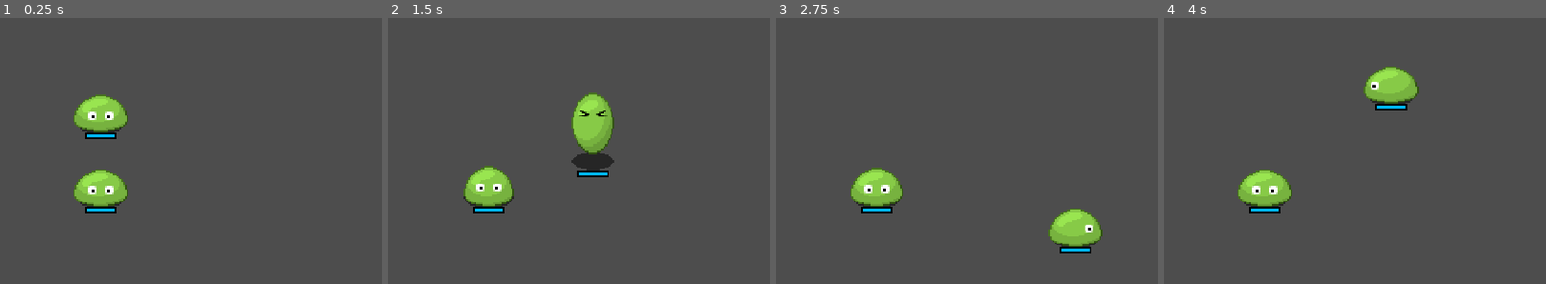
Above: before the commit, frames 1-4 (left to right).
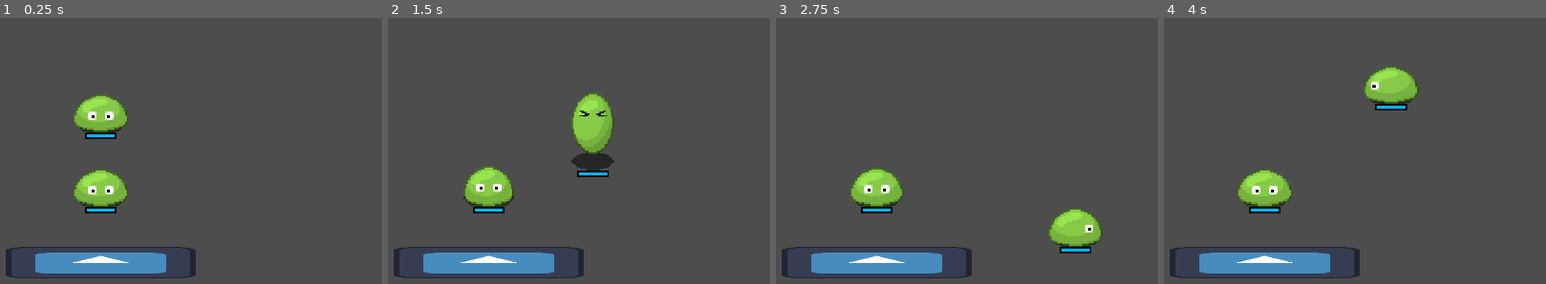
Above: after the commit, the same moments.

Repository: EthanLac13/monsters_vs_machines
Game: Godot game, scene res://scenes/MainScene.tscn
Same seed, same stepped clock (60 frames per second), same inputs: the game is played once before the commit and once after it. The engine's default icon, where the game draws it, is replaced by a stand-in: a white triangle on a blue panel in a dark square.
Inputs:
- Up to frame 1 (0.25 s): no input
- Up to frame 2 (1.5 s): hold Right (InputRight) 0.53-1.28 s; tap Q (UseMove1) at 0.6 s; hold Down (InputDown) from 1.28 s (still down); tap W (UseMove2) at 1.35 s
- Up to frame 3 (2.75 s): release Down (InputDown) at 2.03 s; hold Right (InputRight) from 2.03 s (still down); tap Q (UseMove1) at 2.1 s
- Up to frame 4 (4 s): release Right (InputRight) at 2.78 s; hold Up (InputUp) 2.78-3.53 s; tap W (UseMove2) at 2.85 s; hold Left (InputLeft) from 3.53 s (still down); tap Q (UseMove1) at 3.6 s

The runs differ from the first frame. In frame 1, 3.4% of the frame differs, in the area x 1-52%, y 86-98%; in frame 2, 3.4%; in frame 3, 3.4%; in frame 4, 3.4%.

Commit message:
Entities now update Z position properly

Diff:
--- a/scenes/EntityTest.tscn
+++ b/scenes/EntityTest.tscn
@@ -23,6 +23,7 @@
 corner_detail = 1
 
 [node name="EntityTest" type="Node2D" unique_id=979850551 node_paths=PackedStringArray("animation_object", "collision_area", "wall_collider")]
+y_sort_enabled = true
 script = ExtResource("1_3uif4")
 animation_object = NodePath("NewAnimTestScene")
 collision_area = NodePath("CollisionParent/CollisionArea")
--- a/scenes/MainScene.tscn
+++ b/scenes/MainScene.tscn
@@ -3,6 +3,7 @@
 [ext_resource type="PackedScene" uid="uid://d3e2p257664lr" path="res://scenes/EntityTest.tscn" id="1_echbf"]
 [ext_resource type="PackedScene" uid="uid://hva4k4i1sqks" path="res://scenes/PlayerInputController.tscn" id="1_ibiss"]
 [ext_resource type="Script" uid="uid://h5nekwvln27d" path="res://scenes/camera_2d.gd" id="3_c6dvc"]
+[ext_resource type="Texture2D" uid="uid://c3r4ygigxidgx" path="res://icon.svg" id="4_611at"]
 
 [sub_resource type="RectangleShape2D" id="RectangleShape2D_ocns7"]
 size = Vector2(120, 20)
@@ -13,6 +14,7 @@
 controlled_object = NodePath("../EntityTest")
 
 [node name="EntityTest" parent="." unique_id=1175444251 instance=ExtResource("1_echbf")]
+y_sort_enabled = false
 position = Vector2(0, -47)
 
 [node name="Camera2D" type="Camera2D" parent="." unique_id=1212635600]
@@ -23,3 +25,8 @@
 [node name="CollisionShape2D" type="CollisionShape2D" parent="Wall" unique_id=308174798]
 position = Vector2(0, 44)
 shape = SubResource("RectangleShape2D_ocns7")
+
+[node name="Sprite2D" type="Sprite2D" parent="." unique_id=860757425]
+position = Vector2(3.516674e-06, 44)
+scale = Vector2(0.93750006, 0.15625)
+texture = ExtResource("4_611at")
--- a/scenes/characters/heroes/slime/HeroSlime.tscn
+++ b/scenes/characters/heroes/slime/HeroSlime.tscn
@@ -1452,6 +1452,7 @@
 
 [node name="Shadow" type="Sprite2D" parent="." unique_id=1353795055]
 modulate = Color(1, 1, 1, 0.5019608)
+z_as_relative = false
 texture = ExtResource("1_fj32h")
 
 [node name="Body" type="Sprite2D" parent="." unique_id=297406565]
--- a/scenes/entity_test.gd
+++ b/scenes/entity_test.gd
@@ -164,6 +164,9 @@
 
 	if check_shapecast(wall_collider):
 		position.y = last_position_y
+
+	# Update z-index based on position to avoid z-fighting
+	z_index = int(position.y)
 
 # Moves to an absolute position; will be obstructed by walls
 func move_absolute(new_pos_x: float, new_pos_y: float):
